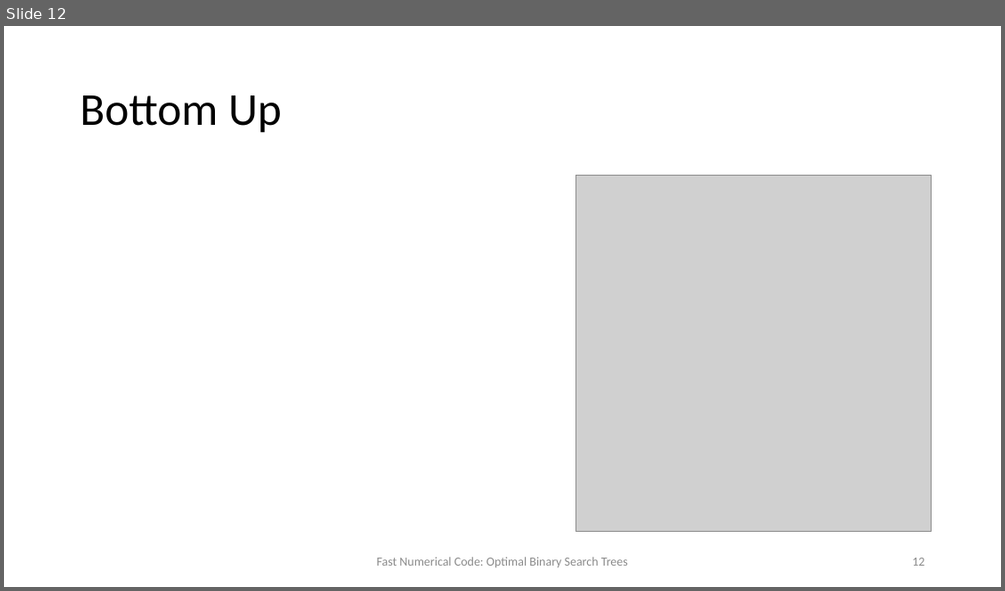
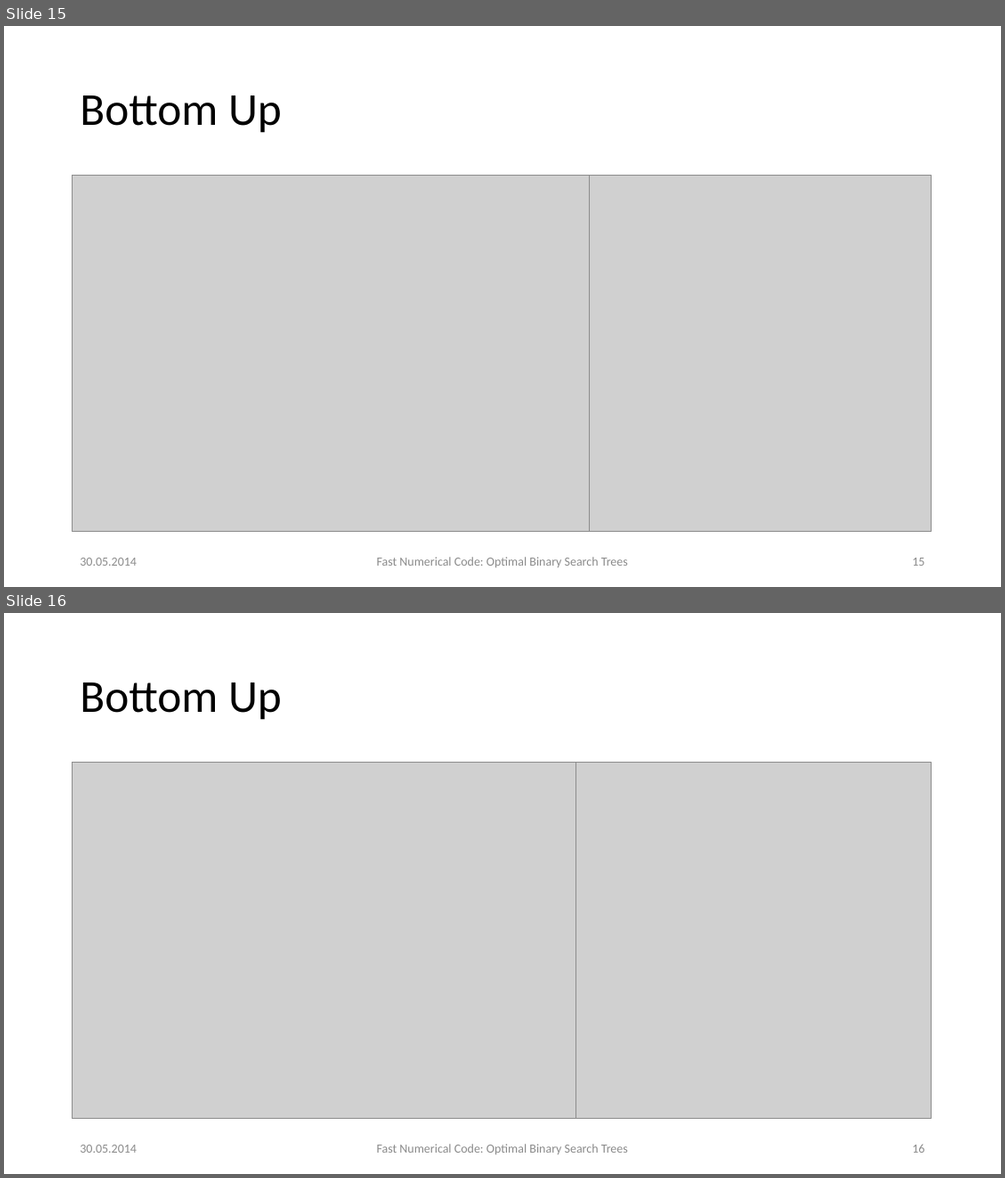
Before and after one commit to d-s-d/FNC14-BST, a slide deck: presentation/presentation.pptx. Shown one above the other, each under a label of ours: slide 12 before the commit, slides 15 and 16 after it. The pictures are 1005x591 and 1005x1178 pixels, drawn with LibreOffice and Linux fonts; fonts in the diff are those of the drawing; grey boxes stand for pictures. Boxes give left, top, right and bottom in pixels: in the first picture for what was removed or moved away, otherwise in the second. Text is boxed around its words. In the diff, an @@ line names an element or a change of style, - is before the commit and + after.

```diff
--- a/presentation/presentation.pptx
+++ b/presentation/presentation.pptx
@@ slide 16 added at bbox=[4, 613, 1001, 1174], background #FFFFFF @@
@@ title added at bbox=[80, 682, 282, 720], 44 pt, text #000000 @@
+Bottom Up
@@ picture added at bbox=[72, 763, 590, 1119] @@
@@ picture added at bbox=[576, 763, 932, 1119] @@
@@ text added at bbox=[80, 1144, 137, 1152], 12 pt, text #8C8C8C @@
+30.05.2014
@@ text added at bbox=[377, 1143, 628, 1154], 12 pt, text #8C8C8C @@
+Fast Numerical Code: Optimal Binary Search Trees
@@ page number added at bbox=[912, 1144, 924, 1152], 12 pt, text #8C8C8C @@
+16
@@ what was slide 12 is now slide 15 @@
@@ slide 15 changed as well @@
@@ picture added at bbox=[72, 176, 590, 532] @@
@@ text added at bbox=[80, 557, 137, 565], 12 pt, text #8C8C8C @@
+30.05.2014
@@ page number at bbox=[912, 557, 924, 565]: text changed @@
-12
+15
```
Also in this commit, not shown: 25 other slides changed, 9 other slides added, 9 other files.
